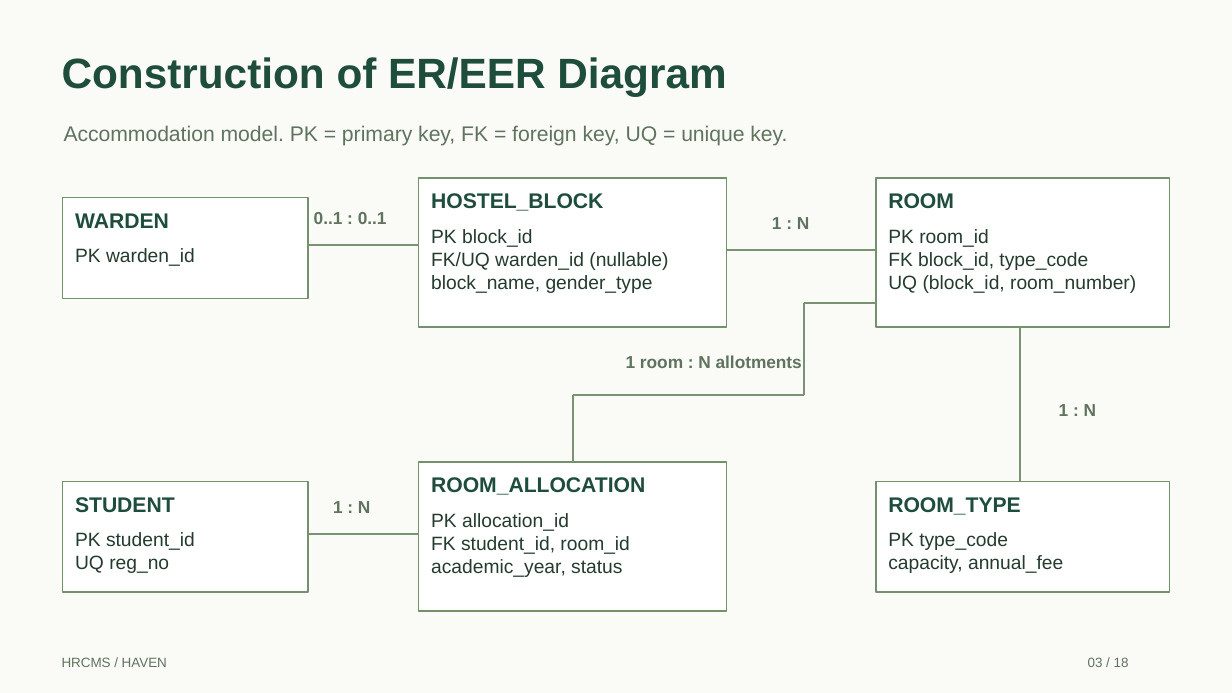
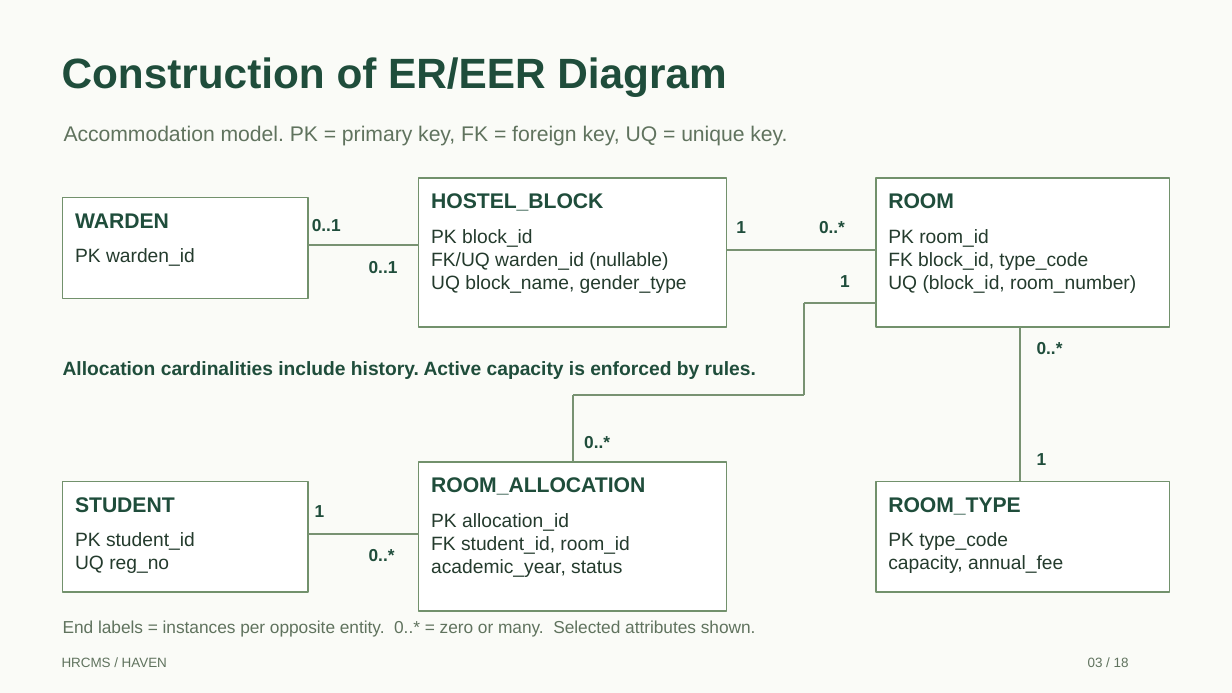
Before and after one commit to S-Nishaanth/hrcms, a slide deck: slide 3 of output/presentation/HRCMS_Review_Presentation.pptx. Drawn at 1232x693 pixels with LibreOffice and Linux fonts; fonts in the diff are those of the drawing. Boxes give left, top, right and bottom in pixels: in the first picture for what was removed or moved away, otherwise in the second. Text is boxed around its words. In the diff, an @@ line names an element or a change of style, - is before the commit and + after.

```diff
--- a/output/presentation/HRCMS_Review_Presentation.pptx
+++ b/output/presentation/HRCMS_Review_Presentation.pptx
@@ text at (x1=312, y1=219, x2=341, y2=231): text changed; text colour #60735E to #1F4D3B @@
-0..1 : 0..1
+0..1
@@ text at (x1=736, y1=221, x2=746, y2=233): text changed; text colour #60735E to #1F4D3B @@
-1 : N
+1
@@ text added at (x1=819, y1=221, x2=845, y2=233), 13.5 pt, text #1F4D3B, bold @@
+0..*
@@ text added at (x1=369, y1=261, x2=398, y2=273), 13.5 pt, text #1F4D3B, bold @@
+0..1
@@ text at (x1=431, y1=275, x2=687, y2=293): text changed @@
-block_name, gender_type
+UQ block_name, gender_type
@@ text added at (x1=840, y1=275, x2=850, y2=287), 13.5 pt, text #1F4D3B, bold @@
+1
@@ text removed at (x1=626, y1=355, x2=802, y2=368) @@
-1 room : N allotments
@@ text added at (x1=1037, y1=342, x2=1063, y2=354), 13.5 pt, text #1F4D3B, bold @@
+0..*
@@ text added at (x1=63, y1=361, x2=756, y2=379), 15 pt, text #1F4D3B, bold @@
+Allocation cardinalities include history. Active capacity is enforced by rules.
@@ text added at (x1=584, y1=436, x2=610, y2=448), 13.5 pt, text #1F4D3B, bold @@
+0..*
@@ text at (x1=1037, y1=453, x2=1047, y2=465): text changed; text colour #60735E to #1F4D3B @@
-1 : N
+1
@@ text at (x1=315, y1=505, x2=325, y2=517): text changed; text colour #60735E to #1F4D3B @@
-1 : N
+1
@@ text added at (x1=369, y1=549, x2=395, y2=561), 13.5 pt, text #1F4D3B, bold @@
+0..*
@@ text added at (x1=63, y1=620, x2=756, y2=637), 13.5 pt, text #60735E @@
+End labels = instances per opposite entity. 0..* = zero or many. Selected attributes shown.
```
Also in this commit, not shown: 3 other slides changed, 4 other files.
